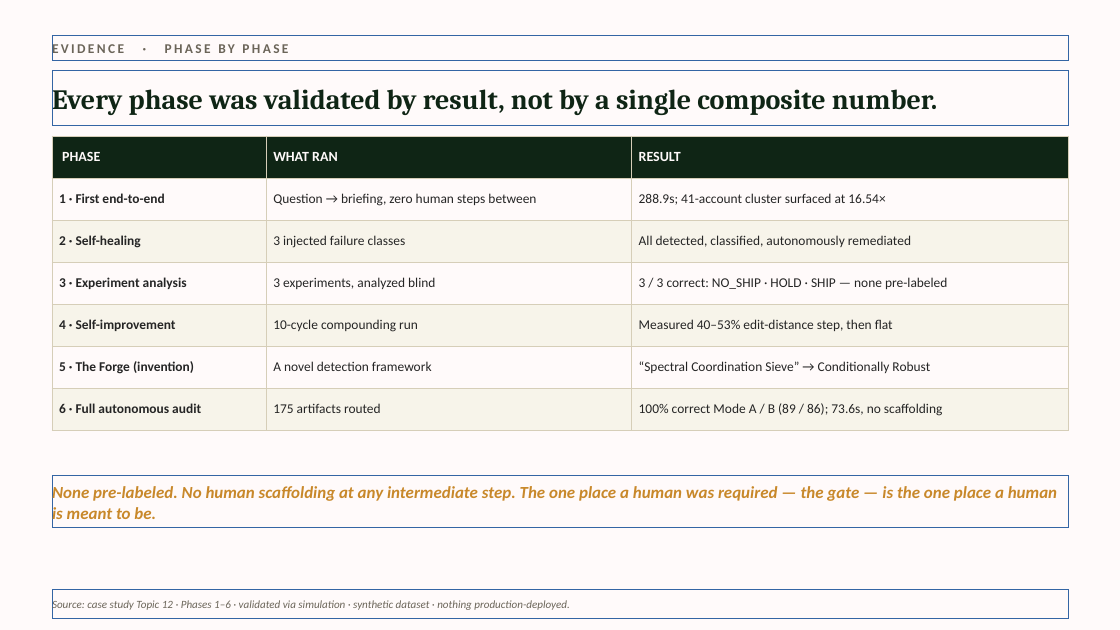
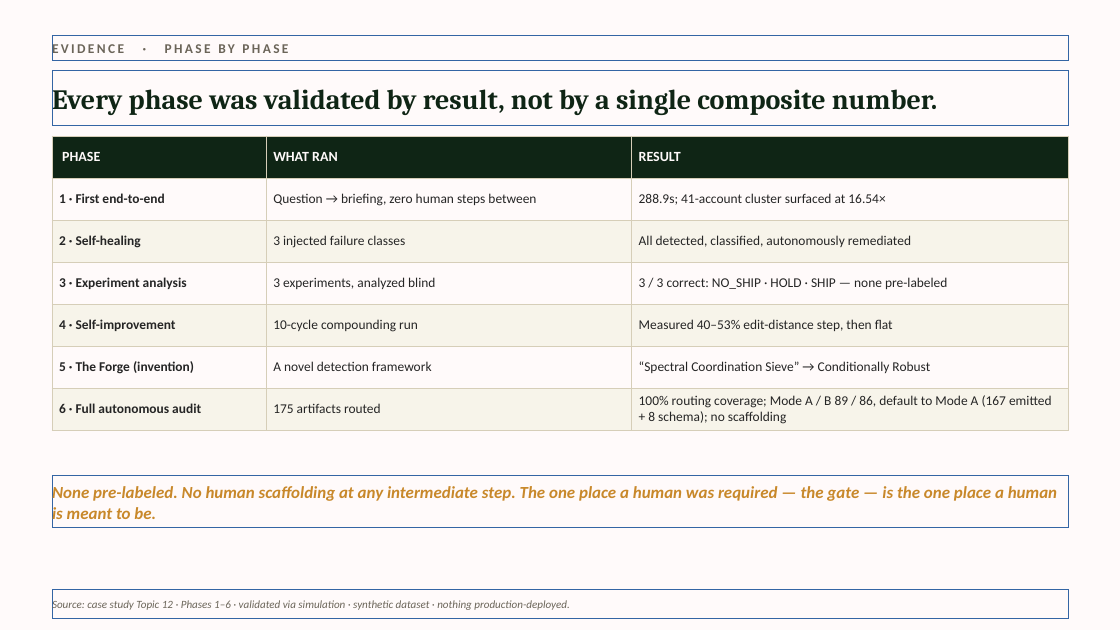
Before and after one commit to l-mota/maldros-analytics-system, a slide deck: slide 7 of case-study/maldros_case_study_deck.pptx. Drawn at 1120x630 pixels with LibreOffice and Linux fonts; fonts in the diff are those of the drawing. Boxes give left, top, right and bottom in pixels: in the first picture for what was removed or moved away, otherwise in the second. Text is boxed around its words. In the diff, an @@ line names an element or a change of style, - is before the commit and + after.

Commit message:
Apply fact-audit corrections (Maldros Interview Tasks 23 and 33)

```diff
--- a/case-study/maldros_case_study_deck.pptx
+++ b/case-study/maldros_case_study_deck.pptx
@@ table at (52,136,1069,428) @@
-row 7, column 3: 100% correct Mode A / B (89 / 86); 73.6s, no scaffolding
+row 7, column 3: 100% routing coverage; Mode A / B 89 / 86, default to Mode A (167 emitted + 8 schema); no scaffolding
```
Also in this commit, not shown: 4 other slides changed, 4 other files.
